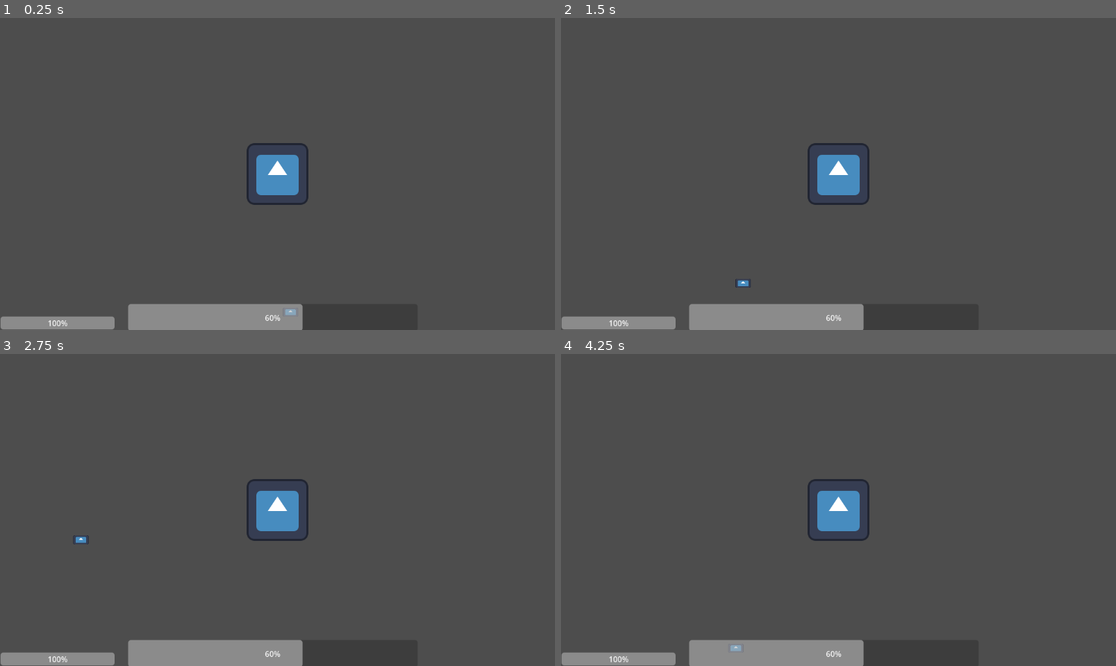
Above: before the commit, frames 1-4 (two rows, left to right).
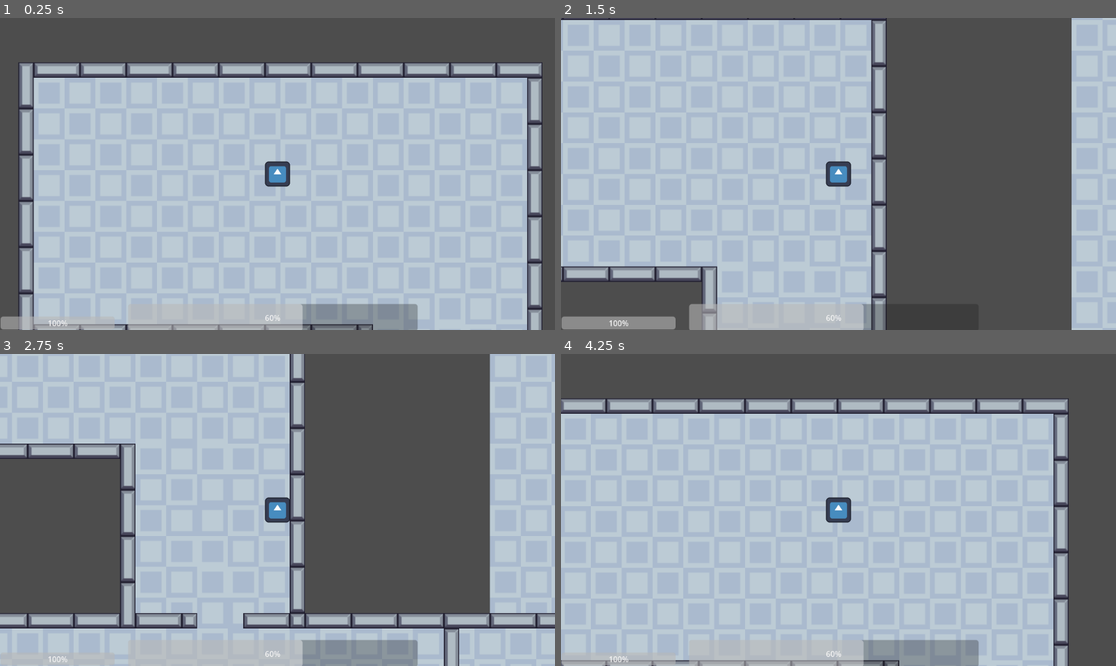
Above: after the commit, the same moments.

Repository: Gigabajt000/magiczne-r-czki
Game: Godot game, scene res://World/Main.tscn
Same seed, same stepped clock (60 frames per second), same inputs: the game is played once before the commit and once after it. The engine's default icon, where the game draws it, is replaced by a stand-in: a white triangle on a blue panel in a dark square.
Inputs:
- Up to frame 1 (0.25 s): no input
- Up to frame 2 (1.5 s): tap Enter at 0.5 s; hold D (move_right) 0.53-1.28 s; hold Shift (sprint) 0.53-1.28 s; hold S (move_down) from 1.28 s (still down); tap Shift (sprint) at 1.35 s
- Up to frame 3 (2.75 s): release S (move_down) at 2.03 s; hold D (move_right) from 2.03 s (still down); hold Shift (sprint) from 2.03 s (still down)
- Up to frame 4 (4.25 s): tap Space at 2.75 s; release D (move_right) at 2.78 s; release Shift (sprint) at 2.78 s; hold W (move_up) 2.78-3.53 s; tap Shift (sprint) at 2.85 s; hold A (move_left) from 3.53 s (still down); hold Shift (sprint) from 3.53 s (still down)

The runs differ from the first frame. In frame 1, 80% of the frame differs, in the area x 3-98%, y 14-100%; in frame 2, 62%; in frame 3, 60%; in frame 4, 77%.
Error before the commit: Parse Error: Too few arguments for "Obrażenia()" call. Expected at least 1 but received 0. (res://Player/KOLCE.gd:8)

Commit message:
Życie_Collectable i cos tam

Diff:
--- a/Player/KOLCE.gd
+++ b/Player/KOLCE.gd
@@ -5,4 +5,4 @@
 
 func _on_area_2d_body_entered(body: Node2D) -> void:
 
-	Global.Obrażenia()
+	Global.Obrażenia(20)
--- a/Player/Player.tscn
+++ b/Player/Player.tscn
@@ -8,6 +8,8 @@
 height = 128.0
 
 [node name="Player" type="CharacterBody2D"]
+z_index = 1
+scale = Vector2(0.2, 0.2)
 script = ExtResource("1_7nlml")
 
 [node name="Sprite2D" type="Sprite2D" parent="."]
@@ -17,3 +19,4 @@
 shape = SubResource("CapsuleShape2D_uwpyv")
 
 [node name="Camera2D" type="Camera2D" parent="."]
+zoom = Vector2(2, 2)
--- /dev/null
+++ b/Player/życie_collectable.gd
@@ -0,0 +1,19 @@
+extends StaticBody2D
+
+var time:float
+
+@export var sprite : Sprite2D
+
+func _process(delta: float) -> void:
+	if time <= 15:
+		time = time + delta
+
+	if time >= 15:
+		sprite.visible = true
+	if time < 15:
+		sprite.visible = false
+
+func _on_area_2d_body_entered(body: Node2D) -> void:
+	if time >= 15:
+		time = 0
+		Global.Obrażenia(-30)
--- /dev/null
+++ b/Player/życie_collectable.tscn
@@ -0,0 +1,27 @@
+[gd_scene load_steps=5 format=3 uid="uid://dwvsb1ntqvheq"]
+
+[ext_resource type="Script" path="res://Player/życie_collectable.gd" id="1_wp4rk"]
+[ext_resource type="Texture2D" uid="uid://behepbj30kd1y" path="res://Art/z neta/Traps/Fan/Off.png" id="2_ie543"]
+[ext_resource type="Texture2D" uid="uid://cfx6i5ah8a3a5" path="res://Art/icon.svg" id="3_dpci1"]
+
+[sub_resource type="RectangleShape2D" id="RectangleShape2D_nx4ni"]
+size = Vector2(20, 8)
+
+[node name="Życie_Collectable" type="StaticBody2D" node_paths=PackedStringArray("sprite")]
+script = ExtResource("1_wp4rk")
+sprite = NodePath("Sprite2D2")
+
+[node name="Sprite2D" type="Sprite2D" parent="."]
+texture = ExtResource("2_ie543")
+
+[node name="Area2D" type="Area2D" parent="."]
+
+[node name="CollisionShape2D" type="CollisionShape2D" parent="Area2D"]
+shape = SubResource("RectangleShape2D_nx4ni")
+
+[node name="Sprite2D2" type="Sprite2D" parent="."]
+position = Vector2(0, -10)
+scale = Vector2(0.125, 0.078125)
+texture = ExtResource("3_dpci1")
+
+[connection signal="body_entered" from="Area2D" to="." method="_on_area_2d_body_entered"]
--- a/Tile_Map/Tile_Map_Swiat.tscn
+++ b/Tile_Map/Tile_Map_Swiat.tscn
@@ -1,8 +1,9 @@
-[gd_scene load_steps=8 format=4 uid="uid://orcbkoyc14vj"]
+[gd_scene load_steps=9 format=4 uid="uid://orcbkoyc14vj"]
 
 [ext_resource type="Texture2D" uid="uid://bg1ygp863ixm2" path="res://Art/z neta/Terrain/Terrain (16x16).png" id="1_qlokj"]
 [ext_resource type="Texture2D" uid="uid://ciu7u11wml136" path="res://Art/z neta/Background/Blue.png" id="2_pk2da"]
 [ext_resource type="PackedScene" uid="uid://cfv8p4jgeag2w" path="res://Player/KOLCE.tscn" id="3_4wyht"]
+[ext_resource type="PackedScene" uid="uid://dwvsb1ntqvheq" path="res://Player/życie_collectable.tscn" id="4_gfvyo"]
 
 [sub_resource type="TileSetAtlasSource" id="TileSetAtlasSource_m4vo1"]
 texture = ExtResource("1_qlokj")
@@ -87,8 +88,11 @@
 9:5/0 = 0
 10:5/0 = 0
 12:5/0 = 0
+12:5/0/physics_layer_0/polygon_0/points = PackedVector2Array(-8, -8, 8, -8, 8, 8, -8, 8)
 13:5/0 = 0
+13:5/0/physics_layer_0/polygon_0/points = PackedVector2Array(-8, -8, 8, -8, 8, 8, -8, 8)
 14:5/0 = 0
+14:5/0/physics_layer_0/polygon_0/points = PackedVector2Array(-8, -8, 8, -8, 8, 8, -8, 8)
 17:5/0 = 0
 18:5/0 = 0
 19:5/0 = 0
@@ -101,7 +105,9 @@
 7:6/0 = 0
 8:6/0 = 0
 13:6/0 = 0
+13:6/0/physics_layer_0/polygon_0/points = PackedVector2Array(-8, -8, 8, -8, 8, 8, -8, 8)
 14:6/0 = 0
+14:6/0/physics_layer_0/polygon_0/points = PackedVector2Array(-8, -8, 8, -8, 8, 8, -8, 8)
 17:6/0 = 0
 18:6/0 = 0
 19:6/0 = 0
@@ -155,8 +161,10 @@
 20:10/0 = 0
 15:4/size_in_atlas = Vector2i(1, 3)
 15:4/0 = 0
+15:4/0/physics_layer_0/polygon_0/points = PackedVector2Array(-8.0625, -24.0625, 7.9375, -24.1875, 8.04334, 24.4836, -7.86656, 23.9532)
 12:4/size_in_atlas = Vector2i(3, 1)
 12:4/0 = 0
+12:4/0/physics_layer_0/polygon_0/points = PackedVector2Array(-23.9532, 7.68979, -23.9532, -7.86656, 23.9532, -7.86656, 23.9532, 7.86656)
 
 [sub_resource type="TileSet" id="TileSet_i4ibx"]
 physics_layer_0/collision_layer = 1
@@ -206,3 +214,9 @@
 
 [node name="Node2D4" parent="." instance=ExtResource("3_4wyht")]
 position = Vector2(1216, 53)
+
+[node name="Życie_Collectable" parent="." instance=ExtResource("4_gfvyo")]
+position = Vector2(1279, 373)
+
+[node name="Życie_Collectable2" parent="." instance=ExtResource("4_gfvyo")]
+position = Vector2(-274, 728)
--- a/UI/życie.gd
+++ b/UI/życie.gd
@@ -7,11 +7,10 @@
 func _ready():
 	progress_bar.min_value = 0
 
-	progress_bar.max_value = Global.max_zycie
-
-
+	progress_bar.max_value = Global.max_życie
 
 func _process(delta: float):
 
-
 	progress_bar.value = Global.życie
+	if Global.życie >= 100:
+		Global.życie = 100
--- a/World/Main.tscn
+++ b/World/Main.tscn
@@ -2,13 +2,13 @@
 
 [ext_resource type="PackedScene" uid="uid://cpmnhliqggtdh" path="res://Player/Player.tscn" id="1_ajl52"]
 [ext_resource type="PackedScene" uid="uid://emketib000p4" path="res://UI/życie.tscn" id="2_b4c0u"]
-[ext_resource type="PackedScene" uid="uid://cfv8p4jgeag2w" path="res://Player/KOLCE.tscn" id="3_1ryw4"]
 [ext_resource type="PackedScene" uid="uid://bkmv8tjnv5cjb" path="res://World/control.tscn" id="4_k802r"]
+[ext_resource type="PackedScene" uid="uid://orcbkoyc14vj" path="res://Tile_Map/Tile_Map_Swiat.tscn" id="4_w4ma6"]
 
 [node name="Main" type="Node2D"]
 
 [node name="Player" parent="." instance=ExtResource("1_ajl52")]
-position = Vector2(-776, -516)
+position = Vector2(-3103, -590)
 
 [node name="CanvasLayer" type="CanvasLayer" parent="."]
 
@@ -20,5 +20,5 @@
 offset_right = 1.0
 offset_bottom = 620.0
 
-[node name="Node2D" parent="." instance=ExtResource("3_1ryw4")]
-position = Vector2(-748, -229)
+[node name="Tilemap" parent="." instance=ExtResource("4_w4ma6")]
+position = Vector2(-3100, -562)
